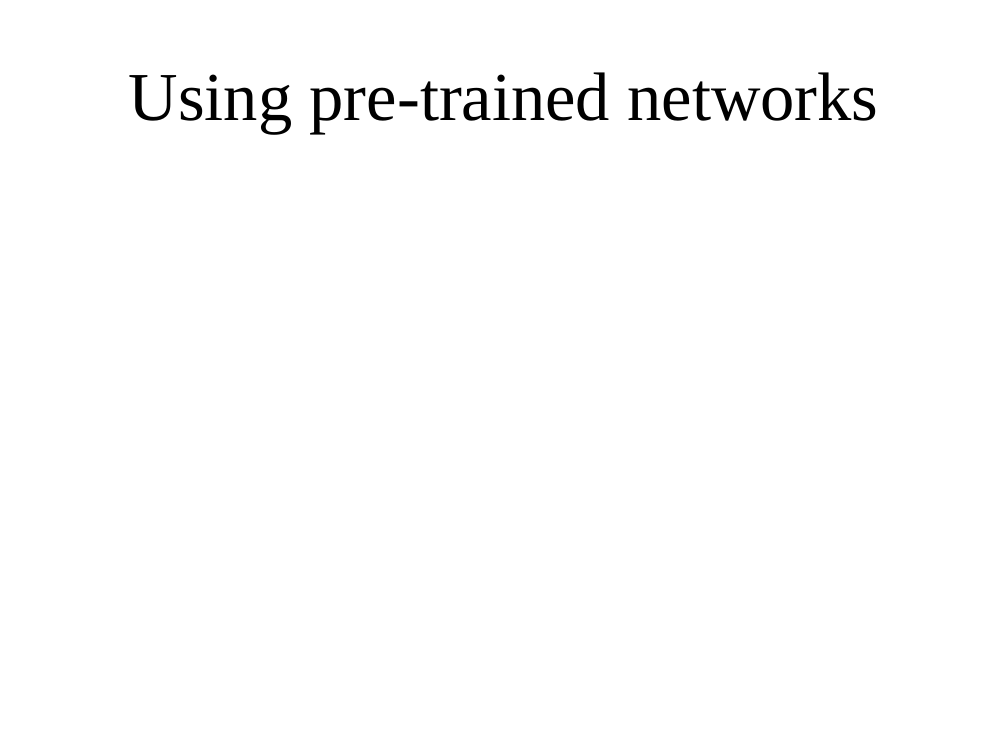
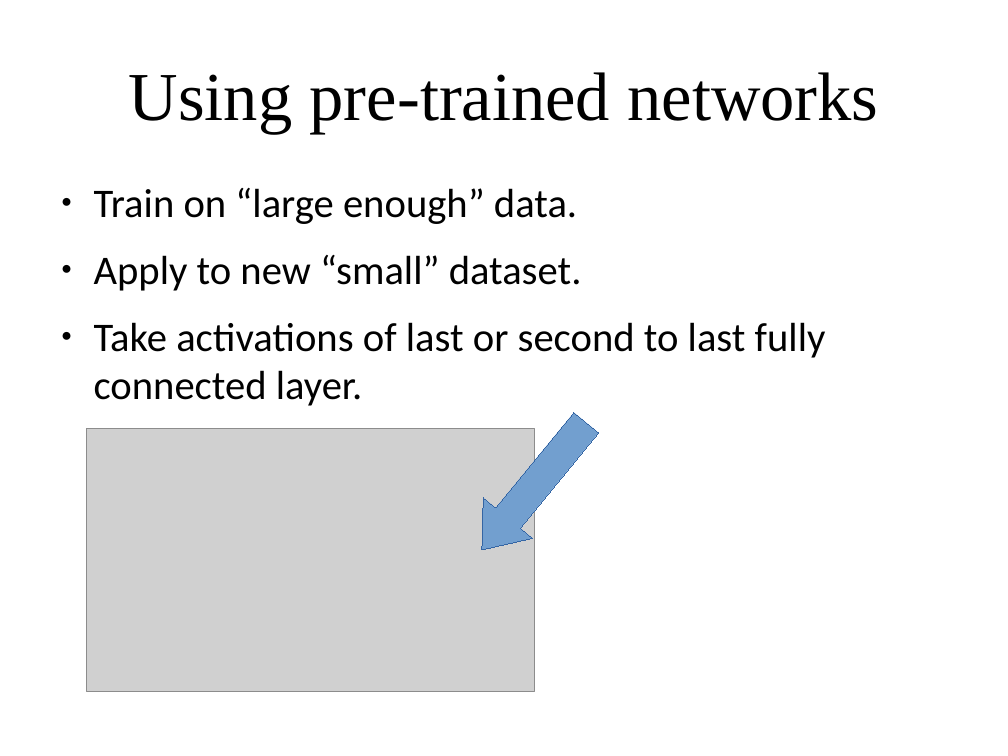
Before and after one commit to amueller/applied_ml_spring_2017, a slide deck: slide 50 of slides/aml-23-041717.odp (slide 44 before the commit). Drawn at 1008x756 pixels with LibreOffice and Linux fonts; fonts in the diff are those of the drawing; grey boxes stand for pictures. Boxes give left, top, right and bottom in pixels: in the first picture for what was removed or moved away, otherwise in the second. Text is boxed around its words. In the diff, an @@ line names an element or a change of style, - is before the commit and + after.

```diff
--- a/slides/aml-23-041717.odp
+++ b/slides/aml-23-041717.odp
@@ text added at [94, 188, 826, 406], 32 pt, text #000000 @@
+● Train on “large enough” data.
+● Apply to new “small” dataset.
+● Take activations of last or second to last fully connected layer.
@@ down arrow added at [457, 403, 611, 571], fill #729FCF, outline #3465A4 0 pt @@
@@ picture added at [87, 428, 535, 691] @@
```
Also in this commit, not shown: 10 other slides changed, 11 slides added, 4 slides removed, 2 other files.
